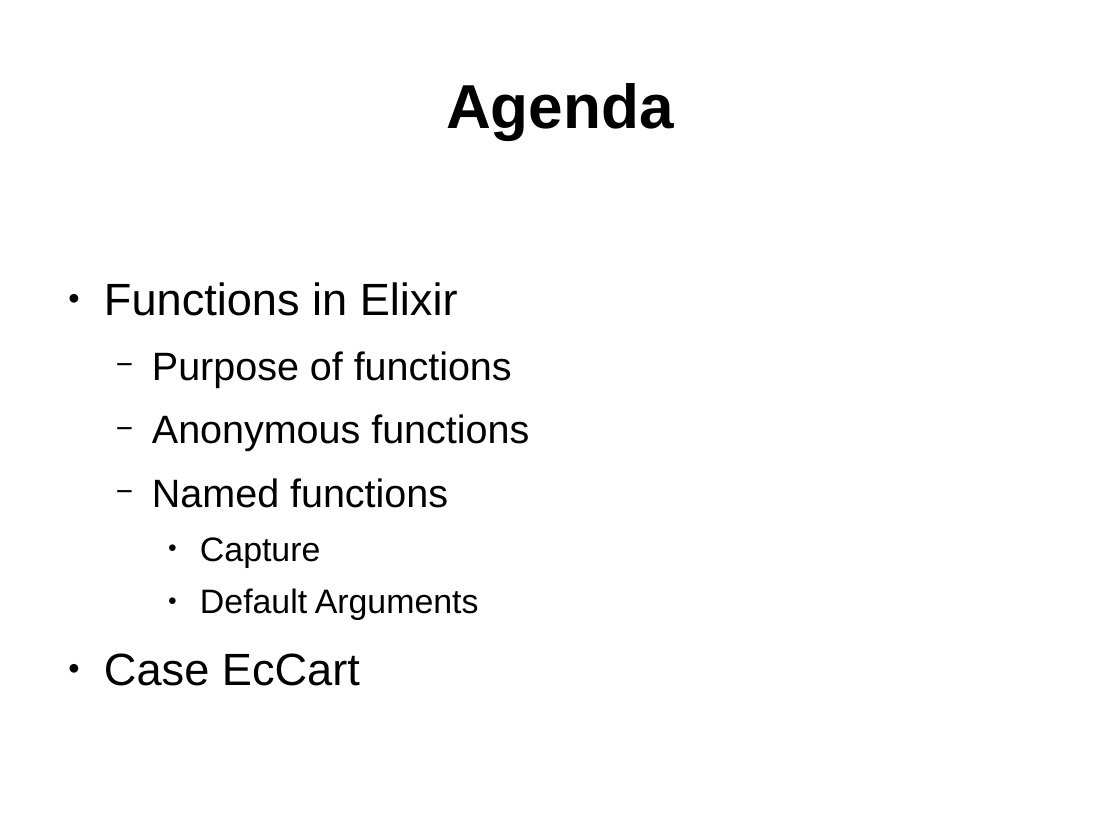
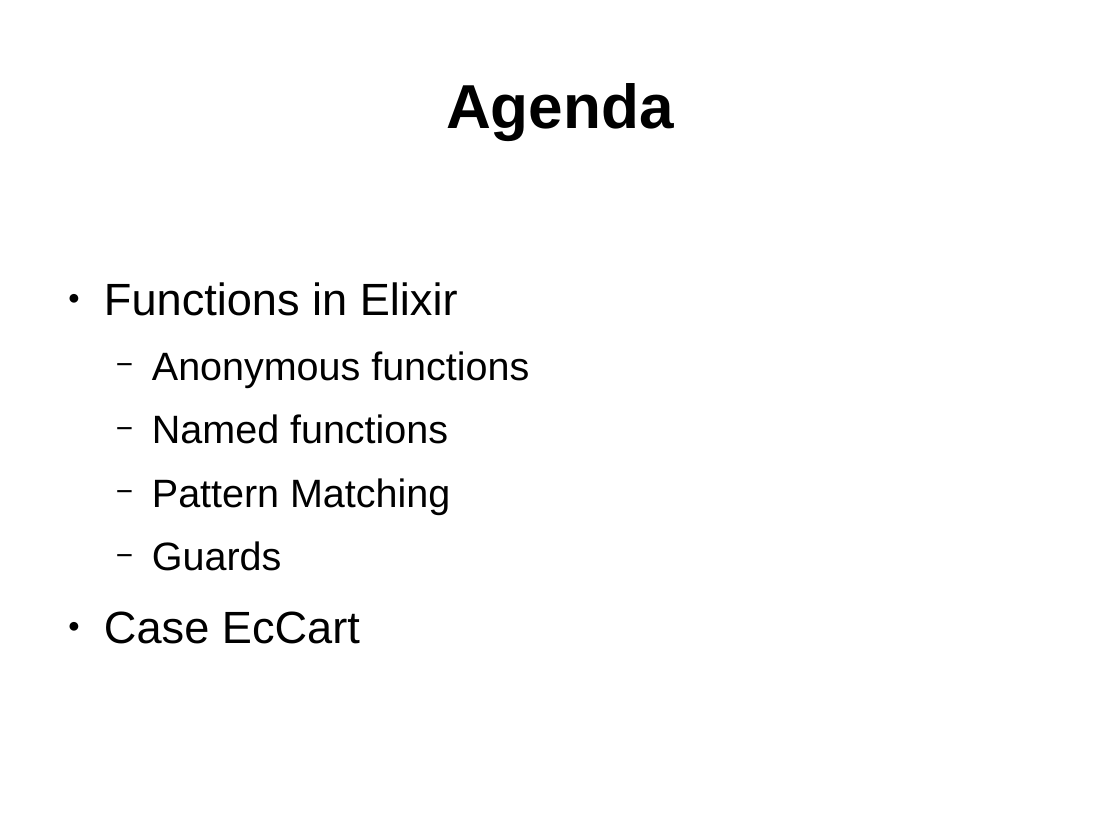
Before and after one commit to ramortegui/talks, a slide deck: slide 2 of elixir-basics-2.odp. Drawn at 1120x840 pixels with LibreOffice and Linux fonts; fonts in the diff are those of the drawing. Boxes give left, top, right and bottom in pixels: in the first picture for what was removed or moved away, otherwise in the second. Text is boxed around its words. In the diff, an @@ line names an element or a change of style, - is before the commit and + after.

```diff
--- a/elixir-basics-2.odp
+++ b/elixir-basics-2.odp
@@ text at <box>152,351,512,388</box>: paragraph removed @@
-  − Purpose of functions
@@ text at <box>152,478,450,571</box>: text changed; size 24 to 28 pt @@
-    ● Capture
-    ● Default Arguments
+  − Pattern Matching
+  − Guards
```
Also in this commit, not shown: 7 other slides changed, 2 slides added, 1 slide removed, 2 other files.
